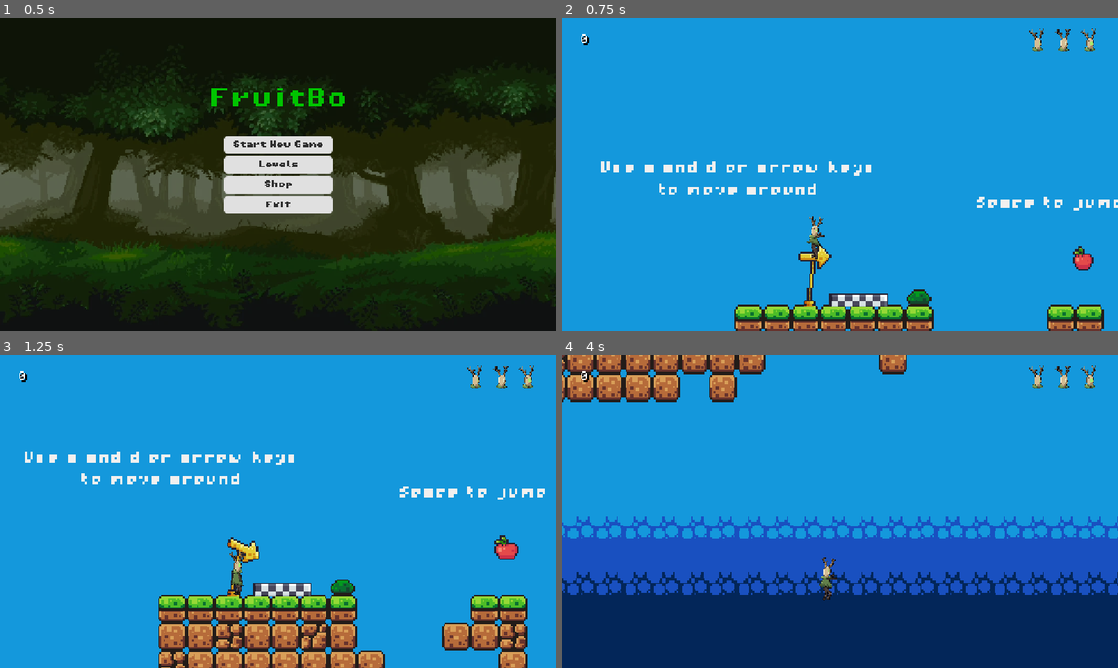
Above: before the commit, frames 1-4 (two rows, left to right).
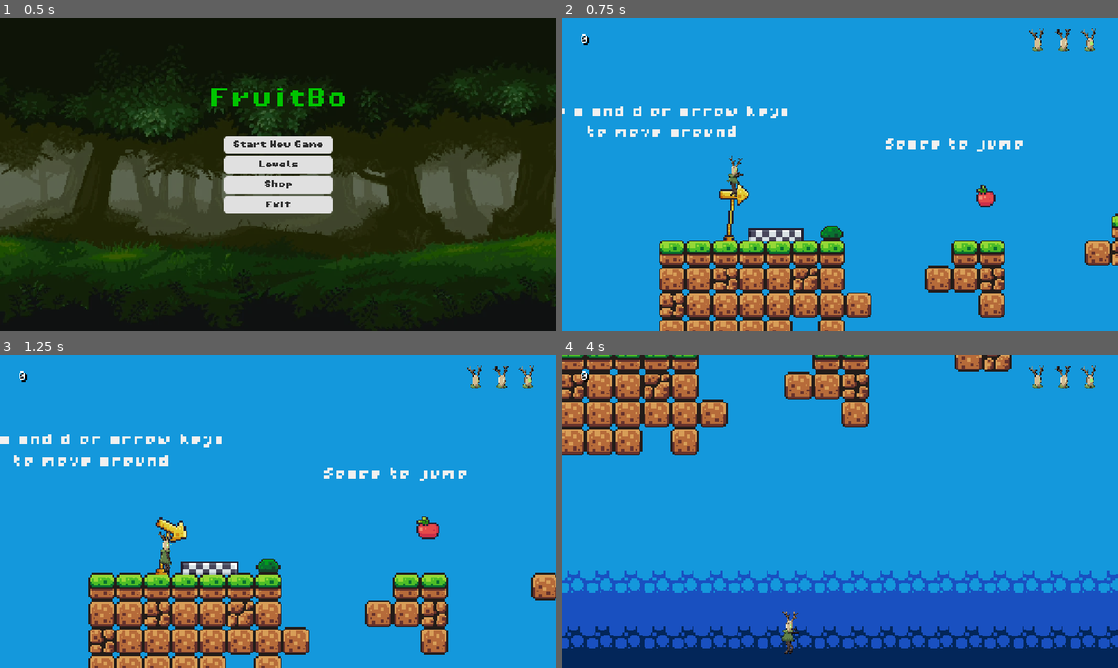
Above: after the commit, the same moments.

Repository: anushjindal19/jumpmasterrepo
Game: Godot game, scene res://scenes/GUI and Menus/main_menu.tscn
Two runs of this game, one before a commit and one after it. Both use one fixed random seed, a clock stepped at 60 frames per second and the inputs below.
Inputs:
- Up to frame 1 (0.5 s): no input
- Up to frame 2 (0.75 s): click "Start New Game" at 0.5 s
- Up to frame 3 (1.25 s): no input
- Up to frame 4 (4 s): hold D (right) 1.28-2.03 s; tap Space (jump) at 1.35, 1.52, 1.82, 2.1, 2.27, 2.57, 2.85, 3.6, 3.77 s; hold A (left) 2.03-2.78 s; hold D (right) from 2.78 s (still down)

Frame 1 is identical in both runs. In frame 2, 18% of the frame differs, in the area x 0-100%, y 28-100%; in frame 3, 22%; in frame 4, 44%, in the area x 0-100%, y 0-96%.

Commit message:
Camera rests on a per-level floor line and zooms out for high platforms
Each level gets a CameraFloor Line2D (group camera_floor, editor-only) marking
the bottom edge of the view along the level. It was pre-filled from the lowest
walkable tile surface within 12 tiles, plus 24 px of ground, and can be dragged
in the editor. The camera keeps its bottom on that line, so jumps don't move it.
When the player stands too high to fit above the line with 72 px of headroom,
it zooms out smoothly (down to zoom 2) to show both. It only goes below the line
when the player does, e.g. falling off. Horizontally it shows 20% of the view
width extra in the running direction.

Diff:
--- a/scenes/level_1.tscn
+++ b/scenes/level_1.tscn
@@ -627,6 +627,13 @@
 position = Vector2(3801, -160)
 patrol_distance = 26.0
 
+[node name="CameraFloor" type="Line2D" parent="." groups=["camera_floor"]]
+editor_description = "Bottom edge of the camera view along the level (scripts/player_camera.gd). Drag the points to change it. The camera zooms out when the player stands too high above it, and only goes below it when the player falls. Hidden while playing."
+z_index = 20
+points = PackedVector2Array(-374, 56, 221, 56, 319, 24, 417, -8, 515, -40, 907, -40, 1005, -72, 1104, -72, 1594, 8, 1692, 24, 1986, 24, 2281, -88, 2379, -72, 2575, -72, 2673, -56, 2967, -56, 3065, -72, 3163, -56, 3654, -56, 3752, -88, 3948, -88, 4046, -152, 4341, -152, 4439, -200, 5425, -200)
+width = 2.0
+default_color = Color(1, 0.25, 0.25, 0.8)
+
 [node name="HUD" parent="." instance=ExtResource("15_hnsmf")]
 
 [node name="CanvasLayer" type="CanvasLayer" parent="."]
--- a/scenes/level_2.tscn
+++ b/scenes/level_2.tscn
@@ -455,6 +455,13 @@
 position = Vector2(1641, -73)
 scale = Vector2(0.575, 0.575)
 
+[node name="CameraFloor" type="Line2D" parent="." groups=["camera_floor"]]
+editor_description = "Bottom edge of the camera view along the level (scripts/player_camera.gd). Drag the points to change it. The camera zooms out when the player stands too high above it, and only goes below it when the player falls. Hidden while playing."
+z_index = 20
+points = PackedVector2Array(-374, 24, 711, 24, 809, -8, 907, -24, 2084, -24, 2183, 8, 2575, 8, 2673, -88, 2771, -136, 3267, -136)
+width = 2.0
+default_color = Color(1, 0.25, 0.25, 0.8)
+
 [node name="HUD" parent="." instance=ExtResource("7_que50")]
 
 [node name="CanvasLayer" type="CanvasLayer" parent="."]
--- a/scenes/level_3.tscn
+++ b/scenes/level_3.tscn
@@ -292,6 +292,13 @@
 
 [node name="damager (avoidable)" type="Node" parent="."]
 
+[node name="CameraFloor" type="Line2D" parent="." groups=["camera_floor"]]
+editor_description = "Bottom edge of the camera view along the level (scripts/player_camera.gd). Drag the points to change it. The camera zooms out when the player stands too high above it, and only goes below it when the player falls. Hidden while playing."
+z_index = 20
+points = PackedVector2Array(-357, 40, 335, 40, 433, 8, 728, 40, 1224, 40)
+width = 2.0
+default_color = Color(1, 0.25, 0.25, 0.8)
+
 [node name="HUD" parent="." instance=ExtResource("16_365g5")]
 
 [node name="CanvasLayer" type="CanvasLayer" parent="."]
--- a/scripts/player_camera.gd
+++ b/scripts/player_camera.gd
@@ -1,49 +1,102 @@
 extends Camera2D
 
-# Follows the player sideways, but only moves up or down when the player lands on a higher or lower
-# floor, or would otherwise leave the screen. Ordinary jumps don't bob the view.
+# The bottom of the view rests on the level's CameraFloor line (a Line2D in the "camera_floor" group),
+# so the camera doesn't bob with jumps. When the player stands on a platform too high to fit above that
+# line, the camera zooms out to show both. It only drops below the line when the player does (falling off).
+# Horizontally it shows more of the level in the direction the player is running.
 # Sits under the player in each level, but positions itself in world space.
 
-@export var horizontal_speed := 6.0  # How quickly the camera catches up sideways (higher = snappier)
-@export var vertical_speed := 3.0  # How quickly it settles on a new floor height
-@export var look_ahead := 24.0  # Pixels shown ahead of the way the player is facing
-@export var up_margin := 56.0  # How far above the last floor the player can go before the camera follows
-@export var down_margin := 16.0  # Same below, smaller so you can see where you're falling
-const SNAP_DISTANCE := 200.0  # Teleports (respawns) further than this snap instead of panning
+@export var base_zoom := 4.0
+@export var min_zoom := 2.0  # The furthest it zooms out
+@export var headroom := 72.0  # Space kept above the head of a standing player (a single jump is 50 px)
+@export var look_ahead := 0.2  # Extra view in the running direction, as a fraction of the view width
+@export var horizontal_speed := 3.0  # How quickly each part catches up (higher = snappier)
+@export var vertical_speed := 4.0
+@export var zoom_speed := 2.5
+const FEET := 15.0  # Player origin to the bottom of the collision shape
+const HEIGHT := 24.0  # Feet to the top of the head, roughly
+const EDGE := 8.0  # Mid-air, the player never gets closer than this to the top or bottom of the view
+const SNAP_DISTANCE := 300.0  # Teleports (respawns) further than this snap instead of panning
 
 @onready var player: CharacterBody2D = get_parent()
-var follow_offset := Vector2.ZERO  # Where the camera sits relative to the player, from the level
-var floor_y := 0.0  # Camera height for the floor the player last stood on
-var smooth_floor_y := 0.0  # floor_y eased over time, so stepping onto a new floor pans gently
+var floor_points := PackedVector2Array()  # CameraFloor points in world space, left to right
+var stand_y := 0.0  # Feet height of the floor the player last stood on
 var facing := 1.0
+var view_bottom := 0.0  # World y of the bottom edge of the view
+var view_height := 0.0  # World pixels from the bottom edge to the top edge
 
 func _ready():
-	follow_offset = position
 	top_level = true
 	process_callback = CAMERA2D_PROCESS_PHYSICS
+	var line: Line2D = get_tree().get_first_node_in_group("camera_floor")
+	if line:
+		line.hide()  # Only drawn in the editor
+		for p in line.points:
+			floor_points.append(line.to_global(p))
+		var sorted := Array(floor_points)
+		sorted.sort_custom(func(a, b): return a.x < b.x)
+		floor_points = PackedVector2Array(sorted)
 	snap()
 
+# Bottom edge of the view at a given x, from the CameraFloor line
+func floor_at(x: float) -> float:
+	if floor_points.is_empty():
+		return stand_y + 24.0  # No line in this level: just keep the last floor near the bottom
+	if x <= floor_points[0].x:
+		return floor_points[0].y
+	for i in range(1, floor_points.size()):
+		if x <= floor_points[i].x:
+			var a := floor_points[i - 1]
+			var b := floor_points[i]
+			return lerpf(a.y, b.y, (x - a.x) / maxf(b.x - a.x, 0.001))
+	return floor_points[-1].y
+
 func snap() -> void:
-	var target := player.global_position + follow_offset
-	floor_y = target.y
-	smooth_floor_y = target.y
-	global_position = target
+	stand_y = player.global_position.y + FEET
+	var target := _target()
+	global_position.x = target.x
+	view_bottom = target.y
+	view_height = target.z
+	_apply()
 	reset_smoothing()
 
+# x, bottom edge and height the view is heading for
+func _target() -> Vector3:
+	var screen := get_viewport_rect().size
+	var base_height := screen.y / base_zoom
+	var width := screen.x * maxf(view_height, base_height) / screen.y  # Current view width in world pixels
+	var x := player.global_position.x + facing * look_ahead * width
+	# Never rest above the floor the player is standing on, e.g. a low area the line doesn't cover
+	var bottom := maxf(floor_at(x), stand_y + 24.0)
+	var needed := bottom - (stand_y - HEIGHT - headroom)
+	var height := clampf(needed, base_height, screen.y / min_zoom)
+	return Vector3(x, bottom, height)
+
 func _physics_process(delta):
-	var target := player.global_position + follow_offset
-	if target.distance_to(global_position) > SNAP_DISTANCE:
+	if player.global_position.distance_to(get_screen_center_position()) > SNAP_DISTANCE:
 		snap()
 		return
-
 	if player.velocity.x != 0:
 		facing = signf(player.velocity.x)
-	var x := target.x + facing * look_ahead
+	if player.is_on_floor():
+		stand_y = player.global_position.y + FEET
 
-	if player.is_on_floor():
-		floor_y = target.y
-	smooth_floor_y = lerpf(smooth_floor_y, floor_y, 1.0 - exp(-vertical_speed * delta))
+	var target := _target()
+	global_position.x = lerpf(global_position.x, target.x, 1.0 - exp(-horizontal_speed * delta))
+	view_bottom = lerpf(view_bottom, target.y, 1.0 - exp(-vertical_speed * delta))
+	view_height = lerpf(view_height, target.z, 1.0 - exp(-zoom_speed * delta))
 
-	global_position.x = lerpf(global_position.x, x, 1.0 - exp(-horizontal_speed * delta))
-	# The margins are a hard edge, so a long fall or a high wall climb never leaves the screen
-	global_position.y = clampf(smooth_floor_y, target.y - down_margin, target.y + up_margin)
+	# Mid-air the player must stay on screen: big jumps lift the view, falling off drags it down
+	var feet := player.global_position.y + FEET
+	view_bottom = maxf(view_bottom, feet + EDGE)
+	view_bottom = minf(view_bottom, feet - HEIGHT - EDGE + view_height)
+	# Same sideways, in case the player outruns the easing
+	var screen := get_viewport_rect().size
+	var half_width := screen.x * view_height / screen.y / 2.0 - 24.0
+	global_position.x = clampf(global_position.x, player.global_position.x - half_width, player.global_position.x + half_width)
+	_apply()
+
+func _apply() -> void:
+	var z := get_viewport_rect().size.y / view_height
+	zoom = Vector2(z, z)
+	global_position.y = view_bottom - view_height / 2.0
